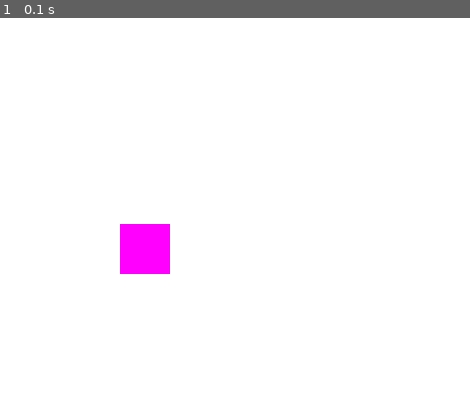
Above: before the commit, frame 1.
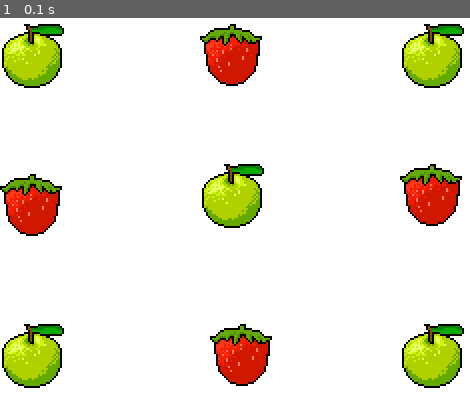
Above: after the commit, the same moment.

Repository: xcbhx/pygame
Game: pygame game, started from sprites.py
The game is run twice, just before and just after one commit, with the same random seed, the same clock (stepped at 60 frames per second) and the same inputs.
Inputs:
- Up to frame 1 (0.1 s): no input

The runs differ from the first frame. In frame 1, 16% of the frame differs, in the area x 0-99%, y 1-99%.

Commit message:
displayed an image

Diff:
--- a/sprites.py
+++ b/sprites.py
@@ -6,11 +6,11 @@
 
 
 class GameObject(pygame.sprite.Sprite):
-    def __init__(self, x, y, width, height):
+    def __init__(self, x, y, image):
         super(GameObject, self).__init__()
-        self.surf = pygame.Surface((width, height))
-        self.surf.fill((255, 0, 255))
-        self.rect = self.surf.get_rect()
+        # self.surf = pygame.Surface((width, height))
+        # self.surf.fill((255, 0, 255))
+        self.surf = pygame.image.load(image)
         self.x = x
         self.y = y
 
@@ -18,19 +18,40 @@
         screen.blit(self.surf, (self.x, self.y))
 
 #  Instance of GameObject
-box = GameObject(120, 300, 50, 50)
+# box = GameObject(120, 300, 50, 50)
+apple = GameObject(0, 100, 'apple.png')
+strawberry = GameObject(200, 100, 'strawberry.png')
+apple1 = GameObject(400, 100, 'apple.png')
+strawberry1 = GameObject(0, 250, 'strawberry.png')
+apple2 = GameObject(200, 240, 'apple.png')
+strawberry2 = GameObject(400, 240, 'strawberry.png')
+apple3 = GameObject(0, 400, 'apple.png')
+strawberry3 = GameObject(210, 400, 'strawberry.png')
+apple4 = GameObject(400, 400, 'apple.png')
+
 
     # Clear screen
 screen.fill((255, 255, 255))
-    # Draw box
-box.render(screen)
 
 # Create the game loop
 running = True
 while running:
   # Looks at events
-  for event in pygame.event.get():
-    if event.type == pygame.QUIT:
-      running = False
+    for event in pygame.event.get():
+        if event.type == pygame.QUIT:
+            running = False
+    apple.render(screen)
+    strawberry.render(screen)
+    apple1.render(screen)
+    strawberry1.render(screen)
+    apple2.render(screen)
+    strawberry2.render(screen)
+    apple3.render(screen)
+    strawberry3.render(screen)
+    apple4.render(screen)
+
+    # Draw box
+    # box.render(screen)
+
     # Update the window
     pygame.display.flip()
Binary file added: apple.png
Binary file added: strawberry.png
